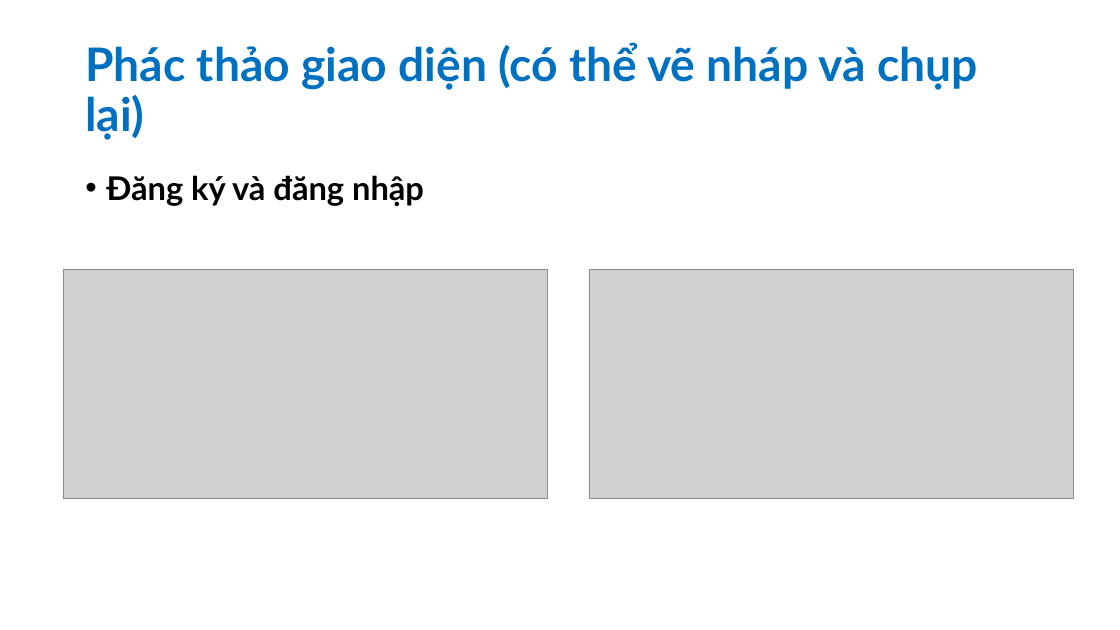
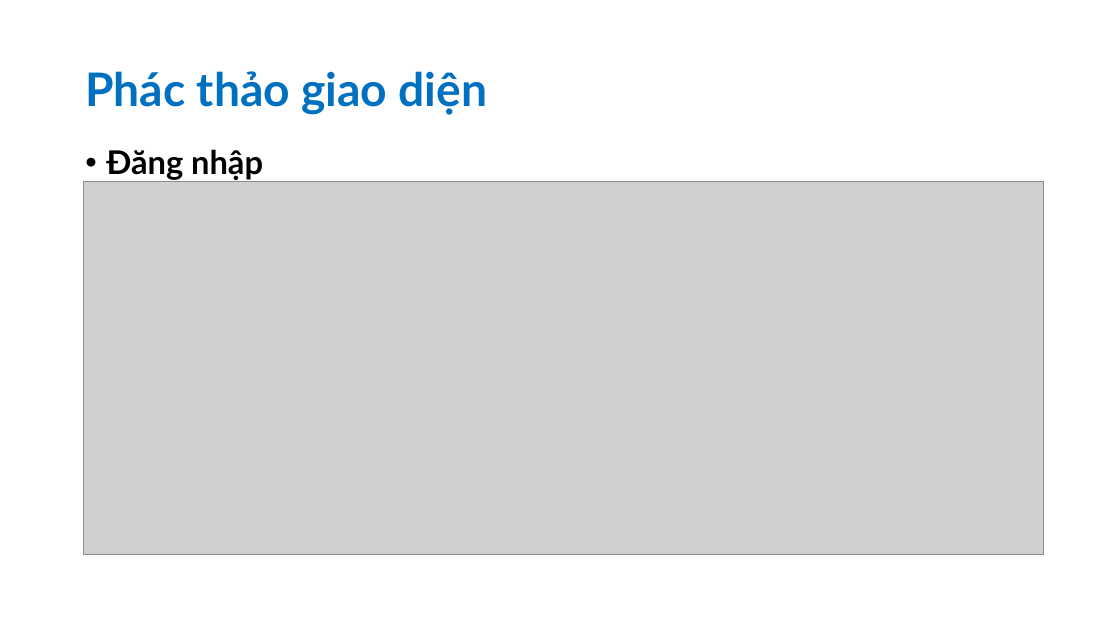
Before and after one commit to tyhuynh03/final_project, a slide deck: slide 11 of project.pptx (slide 9 before the commit). Drawn at 1120x630 pixels with LibreOffice and Linux fonts; fonts in the diff are those of the drawing; grey boxes stand for pictures. Boxes give left, top, right and bottom in pixels: in the first picture for what was removed or moved away, otherwise in the second. Text is boxed around its words. In the diff, an @@ line names an element or a change of style, - is before the commit and + after.

```diff
--- a/project.pptx
+++ b/project.pptx
@@ title at box(85, 71, 488, 115): text changed @@
-Phác thảo giao diện (có thể vẽ nháp và chụp lại)
+Phác thảo giao diện
@@ text at box(106, 149, 263, 180): text changed @@
-• Đăng ký và đăng nhập
+• Đăng nhập
@@ picture added at box(83, 181, 1044, 555) @@
@@ picture removed at box(63, 270, 548, 498) @@
@@ picture removed at box(589, 270, 1074, 498) @@
```
Also in this commit, not shown: 2 other slides changed, 3 slides added.
